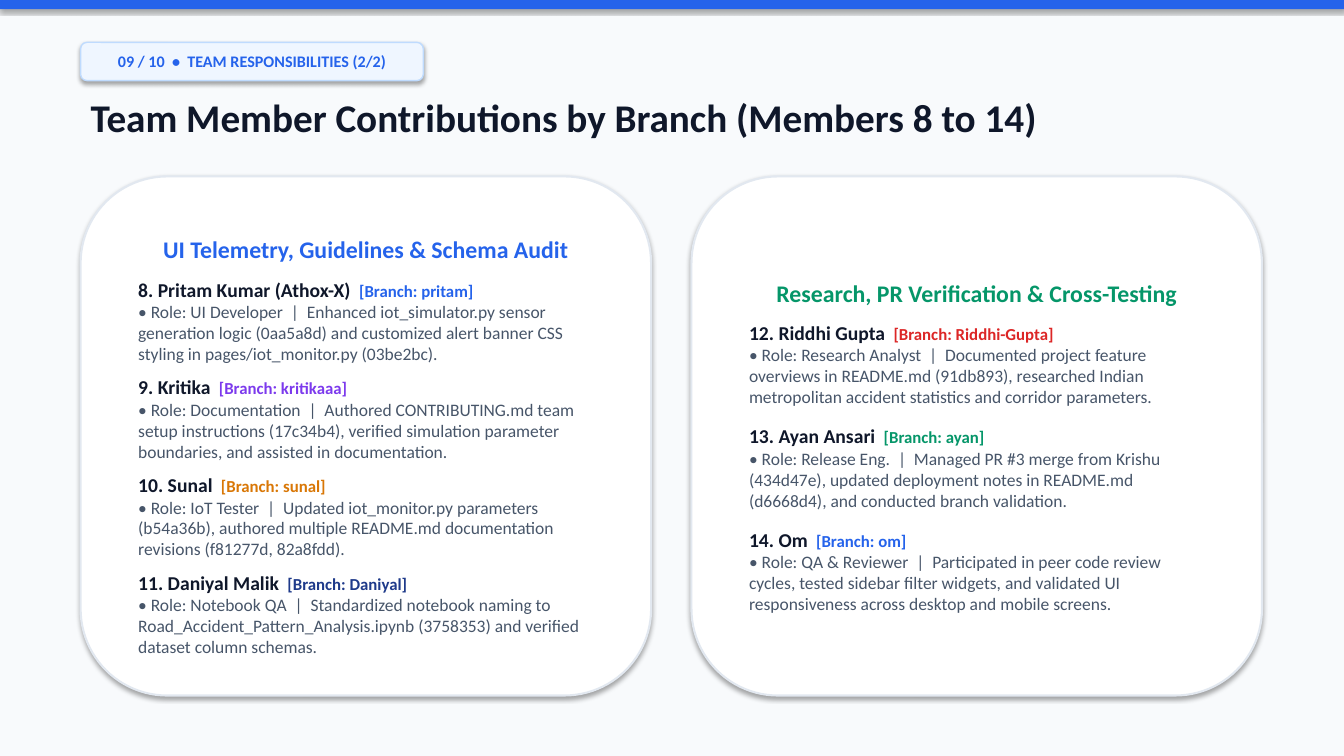
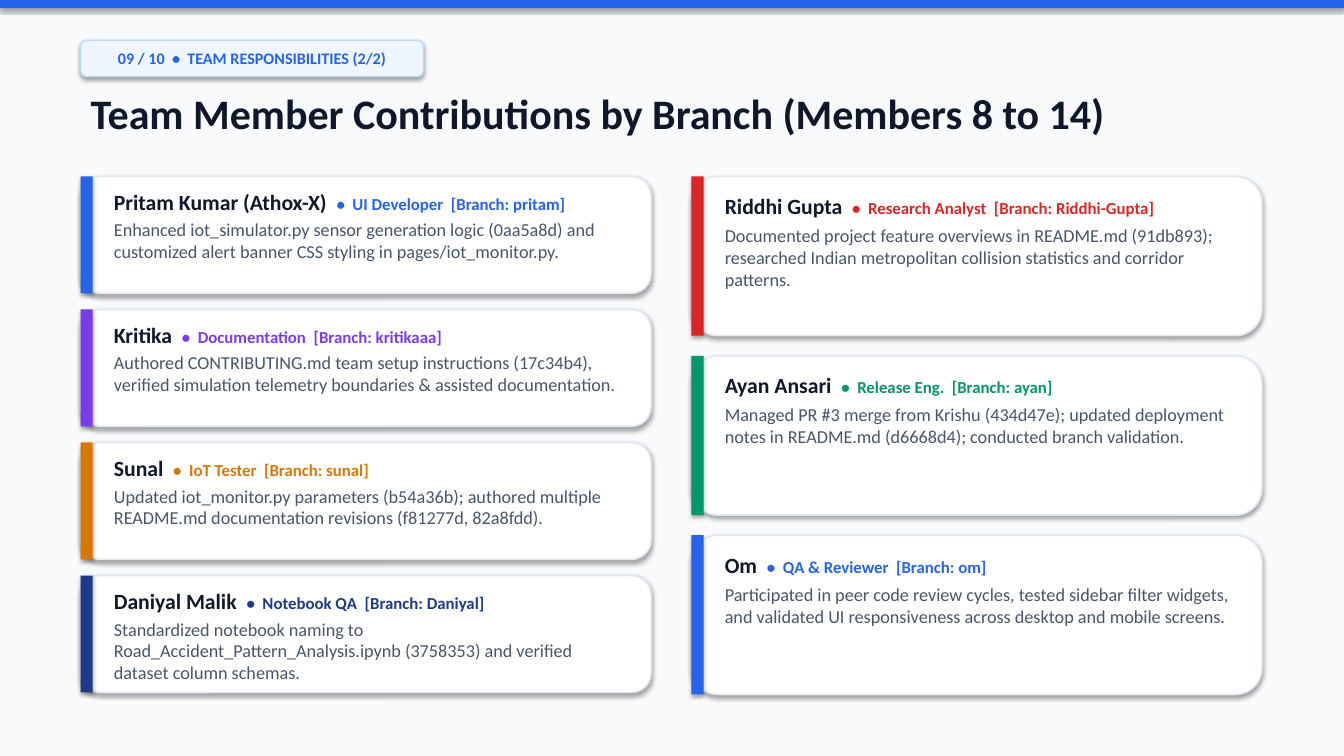
Before and after one commit to igris-bit/Road-Accident-Pattern-Analysis, a slide deck: slide 9 of docs/presentation/Road_Accident_Pattern_Analysis_Presentation.pptx. Drawn at 1344x756 pixels with LibreOffice and Linux fonts; fonts in the diff are those of the drawing. Boxes give left, top, right and bottom in pixels: in the first picture for what was removed or moved away, otherwise in the second. Text is boxed around its words. In the diff, an @@ line names an element or a change of style, - is before the commit and + after.

Commit message:
Refine PPT layout with modular member cards, increased font sizes, and top-aligned concise text

```diff
--- a/docs/presentation/Road_Accident_Pattern_Analysis_Presentation.pptx
+++ b/docs/presentation/Road_Accident_Pattern_Analysis_Presentation.pptx
@@ rounded rectangle "09 / 10 • TEAM ...": place and size @@
-rounded rectangle "09 / 10 • TEAM ..." at (81,42,423,81)
+rounded rectangle "09 / 10 • TEAM ..." at (81,40,423,77)
@@ text "Team Member Contributions by Branch ..." at (91,98,1105,136): size 28 to 30 pt @@
@@ rounded rectangle: place and size @@
-rounded rectangle at (81,176,651,696)
+rounded rectangle at (81,176,651,293)
@@ rounded rectangle at (81,176,651,293): outline #E2E8F0 1.5 pt to #E2E8F0 1.2 pt @@
@@ rectangle added at (81,176,93,293), fill #2563EB @@
@@ rounded rectangle removed at (692,176,1262,696) @@
-Research, PR Verification & Cross-Testing
-12. Riddhi Gupta [Branch: Riddhi-Gupta]
-• Role: Research Analyst | Documented project feature overviews in README.md (91db893), researched Indian metropolitan accident statistics and corridor parameters.
-13. Ayan Ansari [Branch: ayan]
-• Role: Release Eng. | Managed PR #3 merge from Krishu (434d47e), updated deployment notes in README.md (d6668d4), and conducted branch validation.
-14. Om [Branch: om]
-• Role: QA & Reviewer | Participated in peer code review cycles, tested sidebar filter widgets, and validated UI responsiveness across desktop and mobile screens.
@@ rounded rectangle added at (692,176,1262,336), fill #FFFFFF, outline #E2E8F0 1.2 pt @@
@@ rectangle added at (692,176,704,336), fill #DC2626 @@
@@ text added at (114,194,595,261), 13 pt, text #475569 @@
+Pritam Kumar (Athox-X) • UI Developer [Branch: pritam]
+Enhanced iot_simulator.py sensor generation logic (0aa5a8d) and customized alert banner CSS styling in pages/iot_monitor.py.
@@ text added at (725,198,1213,289), 13 pt, text #475569 @@
+Riddhi Gupta • Research Analyst [Branch: Riddhi-Gupta]
+Documented project feature overviews in README.md (91db893); researched Indian metropolitan collision statistics and corridor patterns.
@@ text in rounded rectangle at (138,241,579,653): text removed @@
-UI Telemetry, Guidelines & Schema Audit
-8. Pritam Kumar (Athox-X) [Branch: pritam]
-• Role: UI Developer | Enhanced iot_simulator.py sensor generation logic (0aa5a8d) and customized alert banner CSS styling in pages/iot_monitor.py (03be2bc).
-9. Kritika [Branch: kritikaaa]
-• Role: Documentation | Authored CONTRIBUTING.md team setup instructions (17c34b4), verified simulation parameter boundaries, and assisted in documentation.
-10. Sunal [Branch: sunal]
-• Role: IoT Tester | Updated iot_monitor.py parameters (b54a36b), authored multiple README.md documentation revisions (f81277d, 82a8fdd).
-11. Daniyal Malik [Branch: Daniyal]
-• Role: Notebook QA | Standardized notebook naming to Road_Accident_Pattern_Analysis.ipynb (3758353) and verified dataset column schemas.
@@ rounded rectangle added at (81,310,651,426), fill #FFFFFF, outline #E2E8F0 1.2 pt @@
@@ rectangle added at (81,310,93,426), fill #7C3AED @@
@@ text added at (114,327,615,394), 13 pt, text #475569 @@
+Kritika • Documentation [Branch: kritikaaa]
+Authored CONTRIBUTING.md team setup instructions (17c34b4), verified simulation telemetry boundaries & assisted documentation.
@@ rounded rectangle added at (692,356,1262,515), fill #FFFFFF, outline #E2E8F0 1.2 pt @@
@@ rectangle added at (692,356,704,515), fill #059669 @@
@@ text added at (725,377,1224,446), 13 pt, text #475569 @@
+Ayan Ansari • Release Eng. [Branch: ayan]
+Managed PR #3 merge from Krishu (434d47e); updated deployment notes in README.md (d6668d4); conducted branch validation.
@@ rounded rectangle added at (81,443,651,560), fill #FFFFFF, outline #E2E8F0 1.2 pt @@
@@ rectangle added at (81,443,93,560), fill #D97706 @@
@@ text added at (114,460,601,527), 13 pt, text #475569 @@
+Sunal • IoT Tester [Branch: sunal]
+Updated iot_monitor.py parameters (b54a36b); authored multiple README.md documentation revisions (f81277d, 82a8fdd).
@@ rounded rectangle added at (692,535,1262,695), fill #FFFFFF, outline #E2E8F0 1.2 pt @@
@@ rectangle added at (692,535,704,695), fill #2563EB @@
@@ text added at (725,558,1229,626), 13 pt, text #475569 @@
+Om • QA & Reviewer [Branch: om]
+Participated in peer code review cycles, tested sidebar filter widgets, and validated UI responsiveness across desktop and mobile screens.
@@ rounded rectangle added at (81,576,651,693), fill #FFFFFF, outline #E2E8F0 1.2 pt @@
@@ rectangle added at (81,576,93,693), fill #1E3A8A @@
@@ text added at (114,593,572,679), 13 pt, text #475569 @@
+Daniyal Malik • Notebook QA [Branch: Daniyal]
+Standardized notebook naming to Road_Accident_Pattern_Analysis.ipynb (3758353) and verified dataset column schemas.
```
Also in this commit, not shown: 9 other slides changed.
